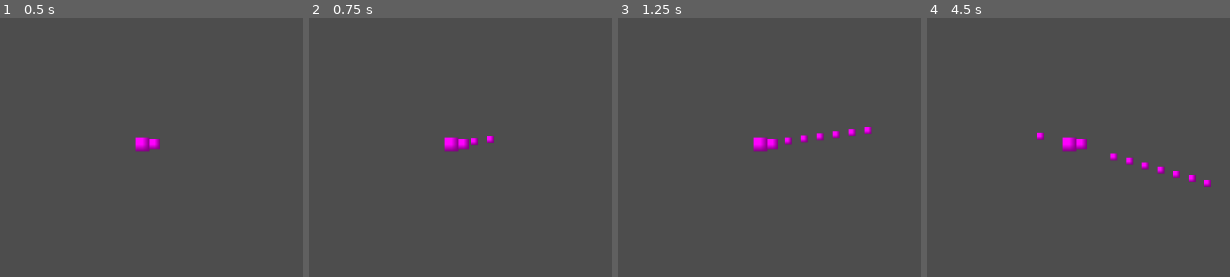
Above: before the commit, frames 1-4 (left to right).
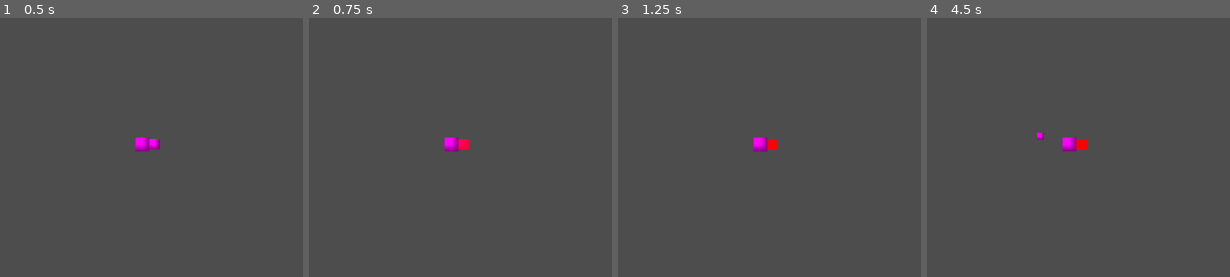
Above: after the commit, the same moments.

Repository: Byrdhouse-Development/Test-Game-01
Game: Godot game, scene res://Assets/Scenes/Levels/testScene.tscn
The game is run twice, just before and just after one commit, with the same random seed, the same clock (stepped at 60 frames per second) and the same inputs. Before the commit the project has no main scene; this scene is started directly in both runs.
Inputs (mouse positions are in pixels of both pictures, inside the frame that each line leads up to):
- Up to frame 1 (0.5 s): no input
- Up to frame 2 (0.75 s): tap Enter at 0.5 s; move the mouse to (outside the picture) at 0.52 s; press the mouse at (outside the picture) at 0.53 s
- Up to frame 3 (1.25 s): no input
- Up to frame 4 (4.5 s): move the mouse to (outside the picture) at 1.27 s; release the mouse at (outside the picture) at 1.28 s; click (outside the picture) at 1.35 s; move the mouse to (1148, 46) at 2.02 s; press the mouse at (1148, 46) at 2.03 s; tap Space at 2.75 s; move the mouse to (1030, 235) at 2.77 s; release the mouse at (1030, 235) at 2.78 s; click (1030, 235) at 2.85 s; tap Enter at 3.5 s; move the mouse to (outside the picture) at 3.52 s; press the mouse at (outside the picture) at 3.53 s; move the mouse to (outside the picture) at 4.27 s; release the mouse at (outside the picture) at 4.28 s; click (outside the picture) at 4.35 s

Frame 1 is identical in both runs. In frame 2, 0.3% of the frame differs, in the area x 49-62%, y 45-51%; in frame 3, 0.6%; in frame 4, 0.6%, in the area x 49-94%, y 46-66%.
Error before the commit: Invalid access to property or key 'currency' on a base object of type 'Window'. (res://Assets/Scripts/bullet.gd:18)

Commit message:
Refactor enemy death and bullet damage logic
Moved enemy currency reward and death handling from bullet.gd to enemy.gd, ensuring currency is awarded and enemies are removed when health reaches zero. Increased bullet damage from 1 to 3. Cleaned up debug print statements and set up Global autoload in project settings.

Diff:
--- a/robot_shooter/Assets/Scenes/Levels/testScene.tscn
+++ b/robot_shooter/Assets/Scenes/Levels/testScene.tscn
@@ -5,7 +5,6 @@
 [ext_resource type="PackedScene" uid="uid://boa3ap6lid7hd" path="res://Assets/Scenes/Objects/enemy.tscn" id="3_sd4fk"]
 
 [node name="Node2D" type="Node2D"]
-position = Vector2(576, 324)
 script = ExtResource("1_hyj2i")
 
 [node name="Player" parent="." instance=ExtResource("2_loyo3")]
--- a/robot_shooter/Assets/Scripts/bullet.gd
+++ b/robot_shooter/Assets/Scripts/bullet.gd
@@ -2,7 +2,7 @@
 
 @export var speed : float = 200 # Controls the speed of the bullet
 @export var ownerGroup : String # Stores the character who spawned this bullet
-@export var damage : int = 1 # Stores the damage of the bullet
+@export var damage : int = 3 # Stores the damage of the bullet
 
 @onready var timer : Timer = $DestroyTimer # A timer to destroy the bullet
 
@@ -14,8 +14,7 @@
 func _on_body_entered(body: Node2D) -> void:
 	#Add code here for accounting for damage to the character the bullet hit
 	if body.get_groups()[0] == "Enemy" && ownerGroup == "Player":
-		var parent = get_parent()
-		parent.currency += 1
+		body.health -= damage
 		queue_free() # Destroys the bullet after it collides with something
 
 func _on_destroy_timer_timeout() -> void:
--- a/robot_shooter/Assets/Scripts/enemy.gd
+++ b/robot_shooter/Assets/Scripts/enemy.gd
@@ -30,6 +30,9 @@
 	dirToPlayer = player.global_position - global_position
 
 func _healthBar() -> void:
+	if health == 0:
+		Global.currency += 1
+		queue_free()
 	if 	prevHealth != health:
 		prevHealth = health
 		sprite.modulate.r += 1 - (health / maxHealth)
--- a/robot_shooter/Assets/Scripts/global.gd
+++ b/robot_shooter/Assets/Scripts/global.gd
@@ -17,7 +17,6 @@
 		wave += 1 # Increase the wave number
 		waveSize *= 2 # Change the nescessary size of the group according to the wave number
 		waveCount = 0 # Reset the wave count for the new wave
-		print("Wave Size: ", waveSize, "/n Wave: ", wave)
 
 func _on_spawn_timer_timeout() -> void:
 	print("Timer over")
--- a/robot_shooter/project.godot
+++ b/robot_shooter/project.godot
@@ -11,8 +11,13 @@
 [application]
 
 config/name="Robot Shooter"
+run/main_scene="uid://c35l2dw1q0wxs"
 config/features=PackedStringArray("4.5", "Forward Plus")
 config/icon="res://icon.svg"
+
+[autoload]
+
+Global="*res://Assets/Scripts/global.gd"
 
 [dotnet]
 
